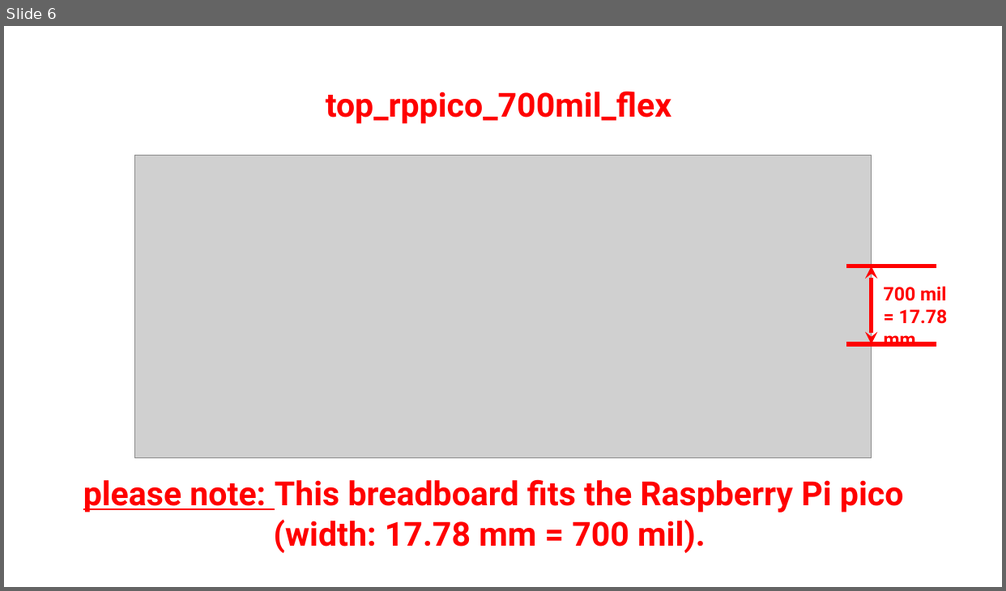
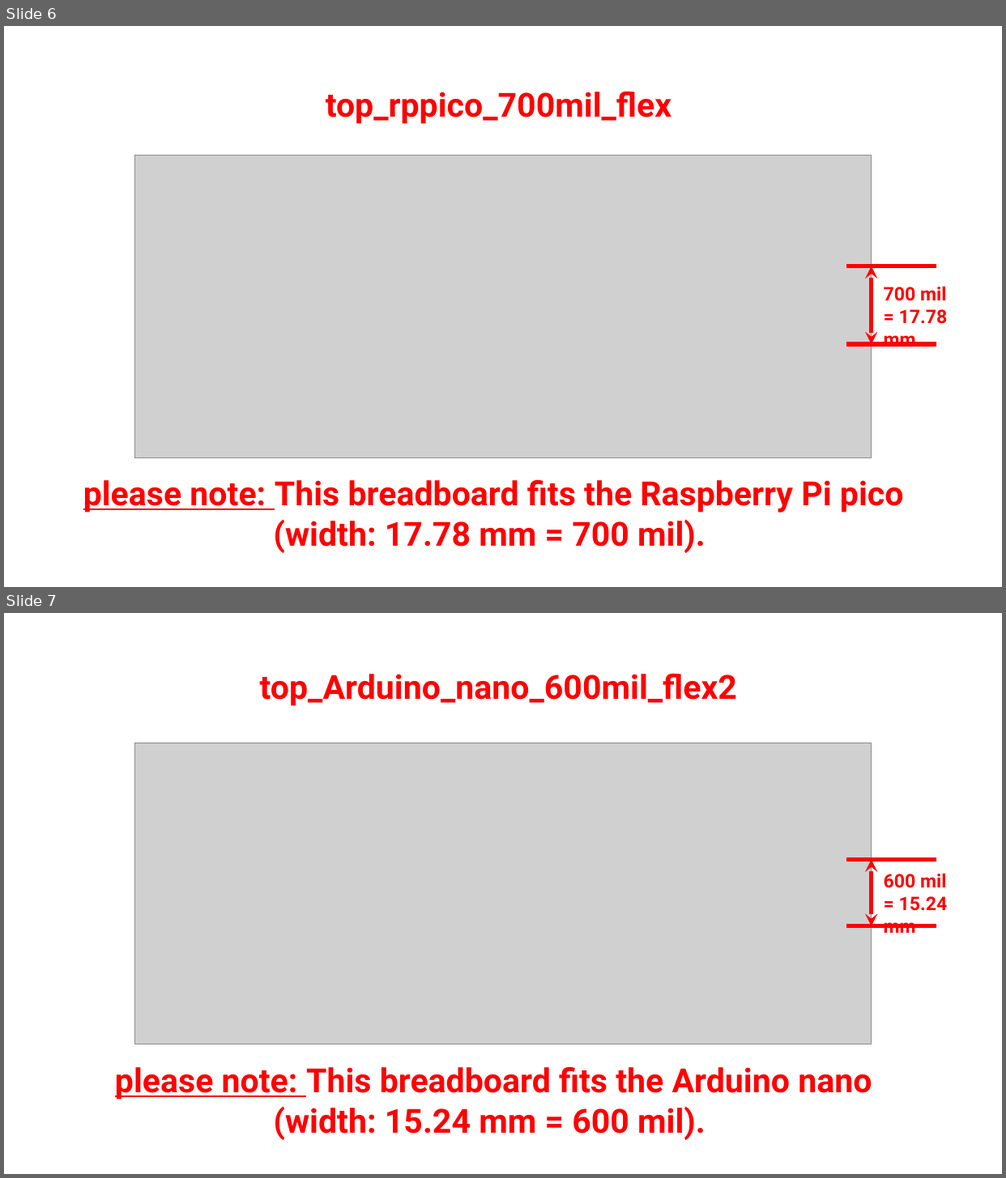
Before and after one commit to lhm0/wide-mcu-breadboard, a slide deck: photos/model_guide.pptx. Shown one above the other, each under a label of ours: slide 6 before the commit, slides 6 and 7 after it. The pictures are 1006x591 and 1006x1178 pixels, drawn with LibreOffice and Linux fonts; fonts in the diff are those of the drawing; grey boxes stand for pictures. Boxes give left, top, right and bottom in pixels: in the first picture for what was removed or moved away, otherwise in the second. Text is boxed around its words. In the diff, an @@ line names an element or a change of style, - is before the commit and + after.

Commit message:
breadboard for Arduino nano added.

```diff
--- a/photos/model_guide.pptx
+++ b/photos/model_guide.pptx
@@ slide 7 added at (4, 613, 1002, 1174), background #FFFFFF @@
@@ text added at (260, 673, 737, 706), 32 pt, text #FF0000, bold @@
+top_Arduino_nano_600mil_flex2
@@ picture added at (135, 743, 872, 1045) @@
@@ line added from (846, 860) to (936, 860), #FF0000 4 pt @@
@@ double arrow added from (872, 926) to (872, 860), #FF0000 4 pt @@
@@ text added at (884, 873, 948, 933), 18 pt, text #FF0000, bold @@
+600 mil
+= 15.24 mm
@@ line added from (846, 926) to (936, 926), #FF0000 4 pt @@
@@ text added at (115, 1067, 872, 1140), 32 pt, text #FF0000, bold @@
+please note: This breadboard fits the Arduino nano
+(width: 15.24 mm = 600 mil).
```
Also in this commit, not shown: 6 other files.
